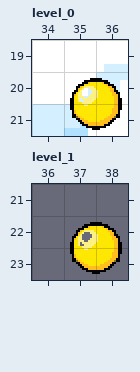
An edit to a level. LDtk project, examples/pong/ldtk/pong.ldtk. The picture above was drawn from the file before the commit.
Cells are 16x16 px. Shown: level_0 x 34..36, y 19..21; level_1 x 36..38, y 21..23.
After the commit:
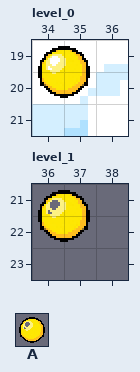
Key: from "ball": A 0.
Objects are placed by their top-left corner, in cells (3,4 is the top-left corner of cell 3,4); size is 1x1 cell unless given.
Difference:
Layer "entities", level_0:
Object A "ball" at 35,20 size 2x2 becomes A "ball" at 34,19 size 2x2.
Layer "entities", level_1:
Object A "ball" at 37,22 size 2x2 becomes A "ball" at 36,21 size 2x2.
Boxes around the changes in both pictures, in picture pixels (x1, y1, x2, y2):
changed: (38, 46, 122, 130)
changed: (38, 190, 122, 274)
